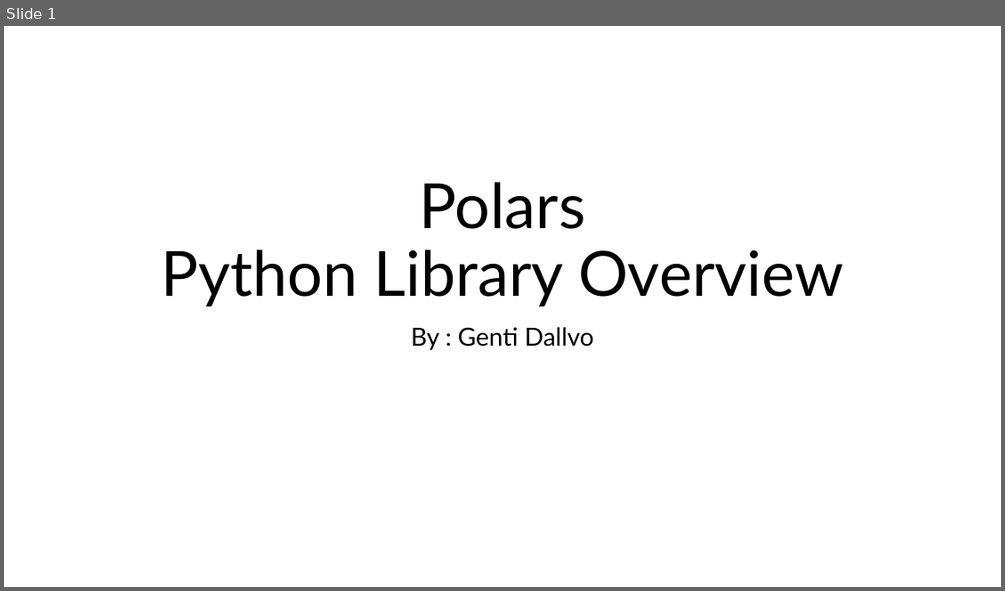
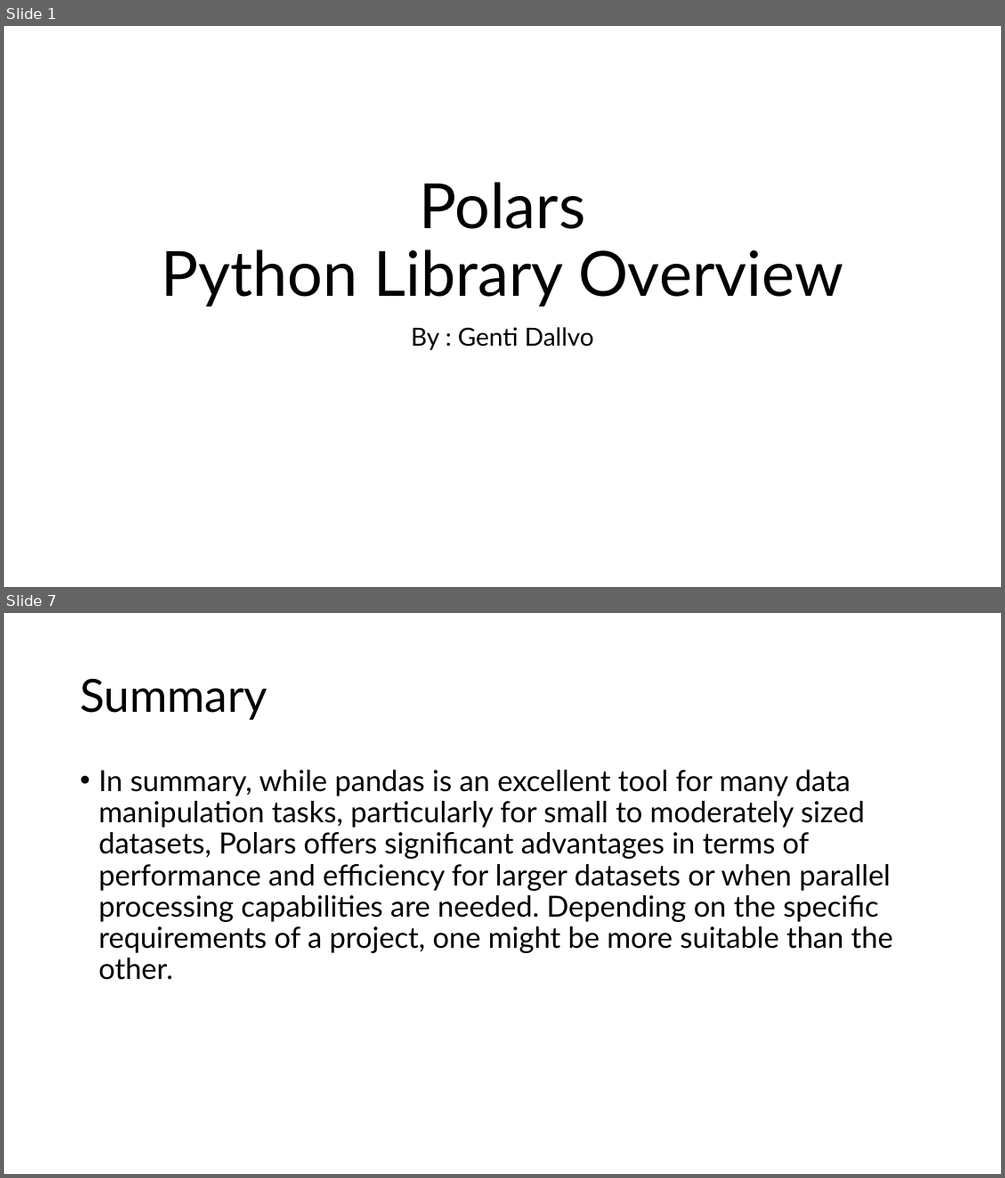
Before and after one commit to gdallvo1/OIM7502_SP25_classwork, a slide deck: Midterm_Polars/Polar_PythonLibrary.pptx. Shown one above the other, each under a label of ours: slide 1 before the commit, slides 1 and 7 after it; the slides between them are not shown. The pictures are 1005x591 and 1005x1178 pixels, drawn with LibreOffice and Linux fonts; fonts in the diff are those of the drawing. Boxes give left, top, right and bottom in pixels: in the first picture for what was removed or moved away, otherwise in the second. Text is boxed around its words. In the diff, an @@ line names an element or a change of style, - is before the commit and + after.

```diff
--- a/Midterm_Polars/Polar_PythonLibrary.pptx
+++ b/Midterm_Polars/Polar_PythonLibrary.pptx
@@ slide 7 added at [4, 613, 1001, 1174], background #FFFFFF @@
@@ title added at [80, 678, 267, 720], 44 pt, text #000000 @@
+Summary
@@ text added at [98, 770, 893, 980], 28 pt, text #000000 @@
+• In summary, while pandas is an excellent tool for many data manipulation tasks, particularly for small to moderately sized datasets, Polars offers significant advantages in terms of performance and efficiency for larger datasets or when parallel processing capabilities are needed. Depending on the specific requirements of a project, one might be more suitable than the other.
```
Also in this commit, not shown: 2 slides changed, 3 other slides added.
